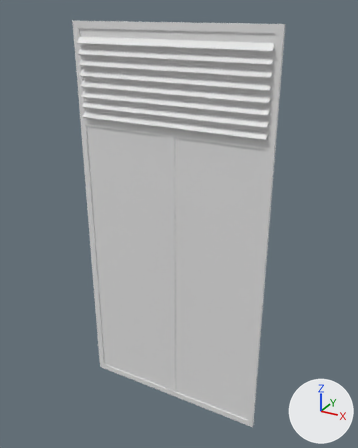
The Blender file 3d_models/window/window.blend, before and after one commit.
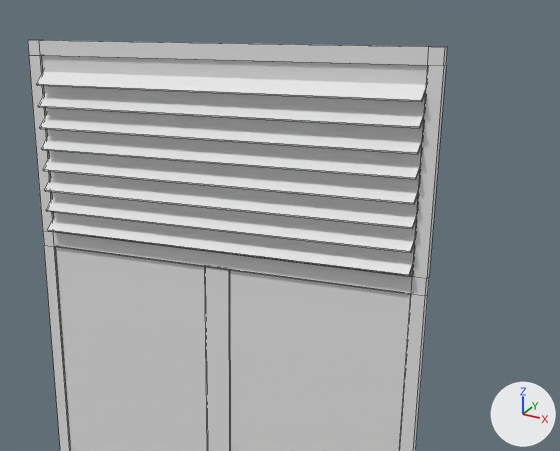
Each version appears first whole from a 50 mm lens placed at (0.699, -0.89, 2.175), pointed at (0.027, 0.331, 1.564), and next in a close-up on the part from 16% to 96% of the width and 0% to 51% of the height. Arrows for +X, +Y and +Z are at lower right; the lights stay in place. The close-ups show mesh edges as thin lines. The same objects are shown in both versions, whatever each file hides.

In view in the first close-up: 'marco_ventana_cocina1', 'marco_ventana_cocina1.001'.
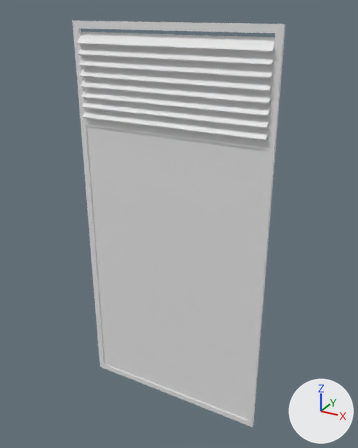
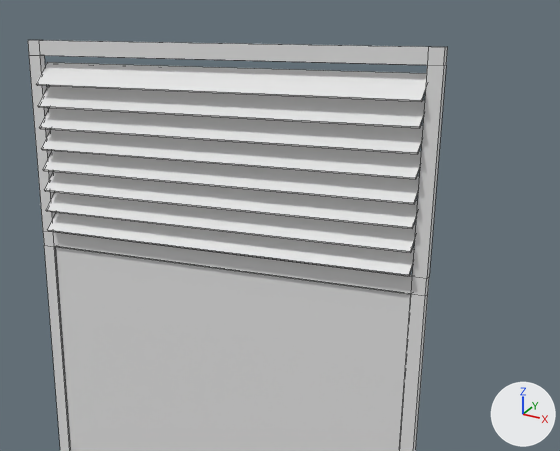
Changed parts and their boxes [x1, y1, x2, y2] in the close-ups (560 x 451 px):
'marco_ventana_cocina1.001', reshaped
    before: [36, 56, 427, 451]
    after: [36, 62, 427, 451]
part 1 of me_mesh_004, deleted
    before: [204, 267, 230, 451]
part 2 of me_mesh_005, deleted
    before: [41, 56, 427, 276]

The change, as a list of edits to the scene's bpy script:
```text
Change me_mesh_004:
    where me_mesh_004.from_pydata(...)  # 56 vertices, 56 faces; spans x 0.029..0.039, y -0.625..-0.005, z 0.03..1.257
    used by ob_marco_ventana_cocina1; location = (0.324, 0.338, 0.88); rotation_euler = (0.0, 0.0, 4.712), in degrees (0, 0, 270)
    me_mesh_004 part 1: the loose piece of 8 vertices spanning x 0.035..0.037, y -0.335..-0.295, z 0.052..0.961 is deleted
Change me_mesh_005:
    where me_mesh_005.from_pydata(...)  # 80 vertices, 52 faces; spans x 0.02..0.05, y -0.605..-0.025, z 0.05..1.237
    used by ob_marco_ventana_cocina1_001; location = (0.324, 0.336, 0.88); rotation_euler = (0.0, 0.0, 4.712), in degrees (0, 0, 270)
    me_mesh_005 part 2: the loose piece of 4 vertices spanning x 0.034, y -0.605..-0.025, z 0.983..1.237 is deleted
    add me_mesh_005.materials.append(mat_metal_aluminum)
```
